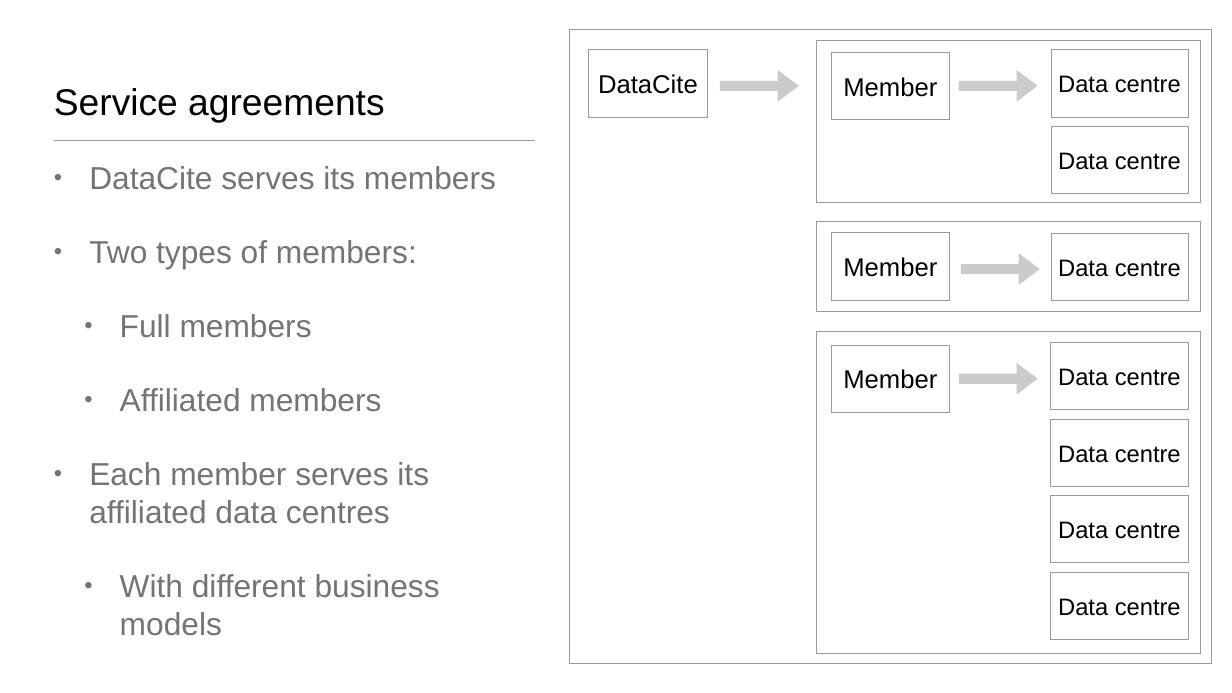
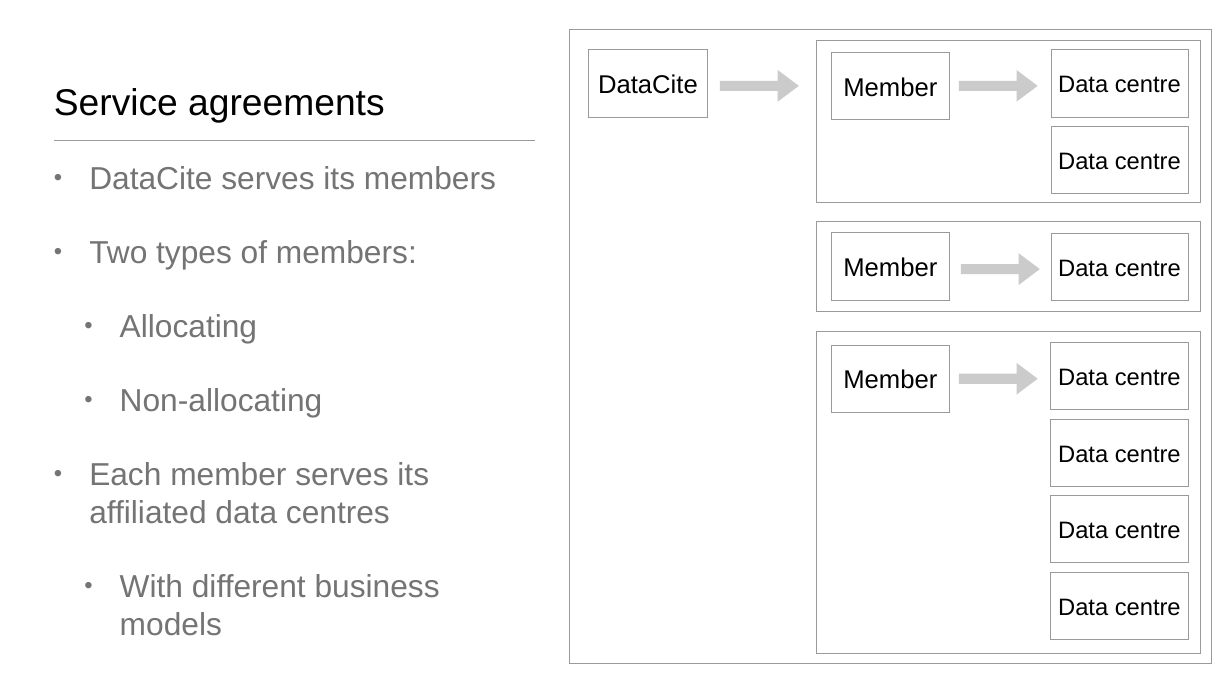
Before and after one commit to datacite/homepage, a slide deck: slide 9 of source/assets/tech_intro.pptx. Drawn at 1232x693 pixels with LibreOffice and Linux fonts; fonts in the diff are those of the drawing. Boxes give left, top, right and bottom in pixels: in the first picture for what was removed or moved away, otherwise in the second. Text is boxed around its words. In the diff, an @@ line names an element or a change of style, - is before the commit and + after.

Commit message:
slides update

```diff
--- a/source/assets/tech_intro.pptx
+++ b/source/assets/tech_intro.pptx
@@ text at bbox=[120, 314, 323, 417]: text changed @@
-  • Full members
-  • Affiliated members
+  • Allocating
+  • Non-allocating
```
Also in this commit, not shown: 2 other files.
